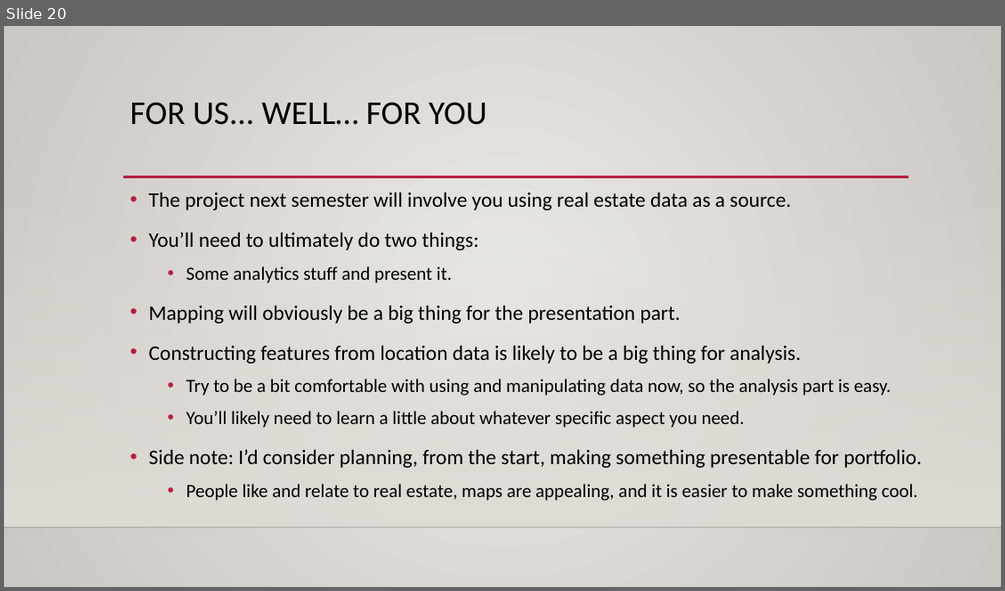
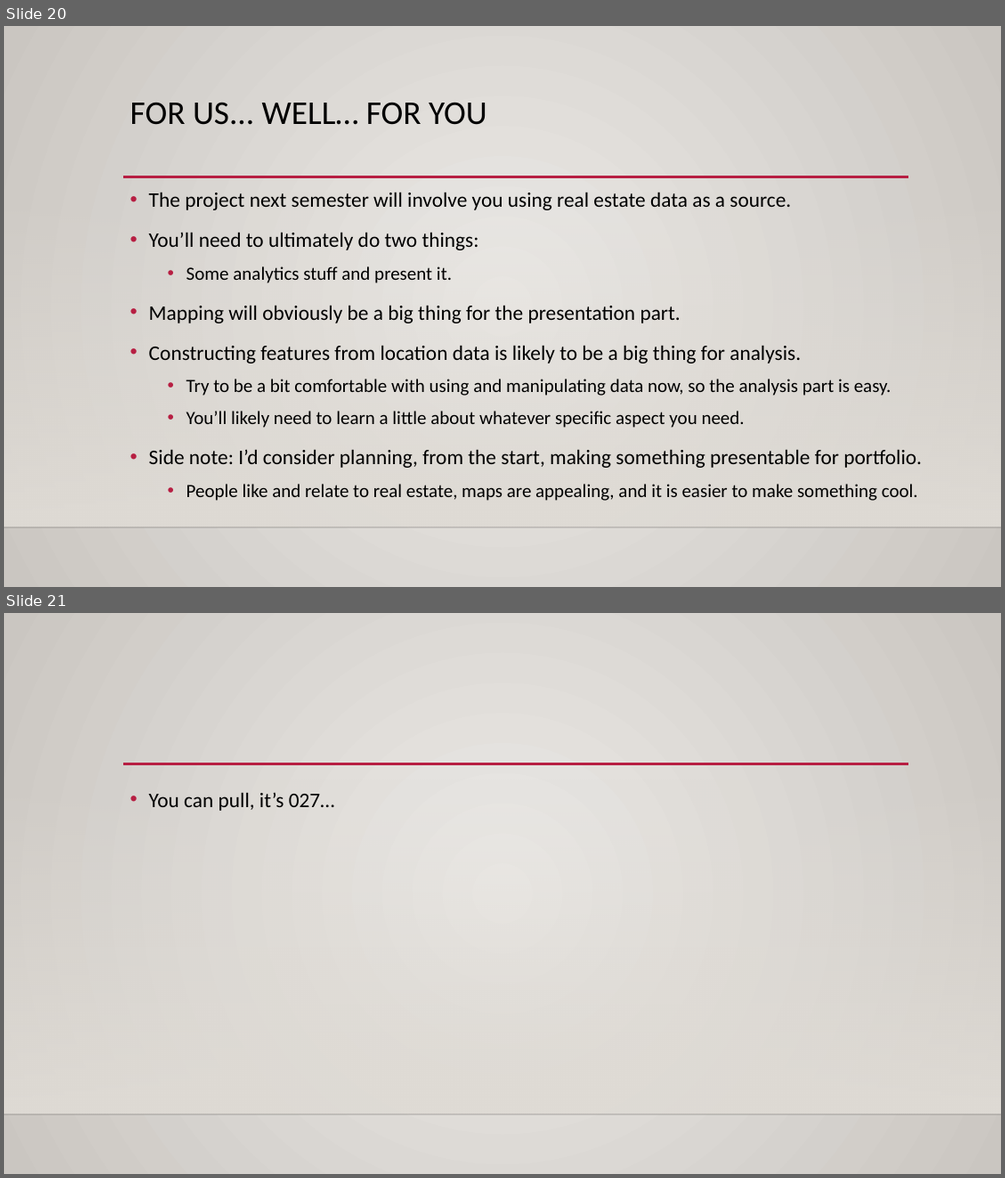
Before and after one commit to AkeemSemperDataScience/Programming_Basics_for_Machine_Learning_Students, a slide deck: reference_material/slides/027_spatial_basics.pptx. Shown one above the other, each under a label of ours: slide 20 before the commit, slides 20 and 21 after it. The pictures are 1005x591 and 1005x1178 pixels, drawn with LibreOffice and Linux fonts; fonts in the diff are those of the drawing; background and template pictures are left out. Boxes give left, top, right and bottom in pixels: in the first picture for what was removed or moved away, otherwise in the second. Text is boxed around its words. In the diff, an @@ line names an element or a change of style, - is before the commit and + after.

```diff
--- a/reference_material/slides/027_spatial_basics.pptx
+++ b/reference_material/slides/027_spatial_basics.pptx
@@ slide 21 added at (4, 613, 1001, 1174), background gradient #ECEAE7 to #CAC7C1; not listed: 3 template elements that a slide beside it also shows @@
@@ text added at (149, 792, 335, 811), 20 pt, text #000000 @@
+• You can pull, it’s 027…
```
Also in this commit, not shown: 6 other files.
